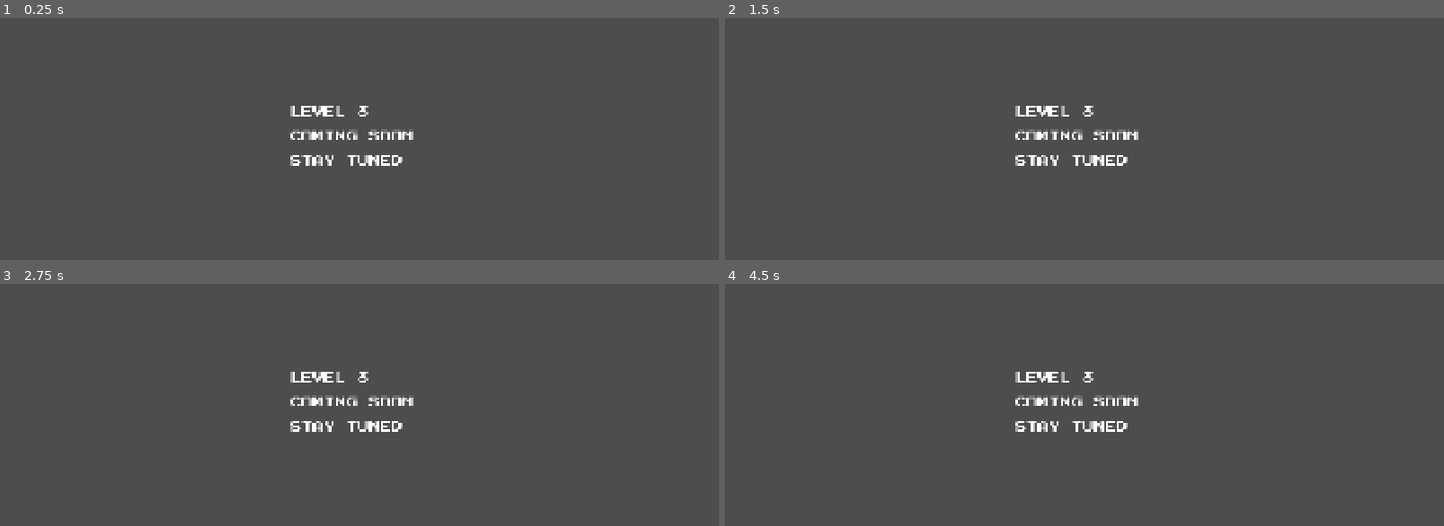
Above: before the commit, frames 1-4 (two rows, left to right).
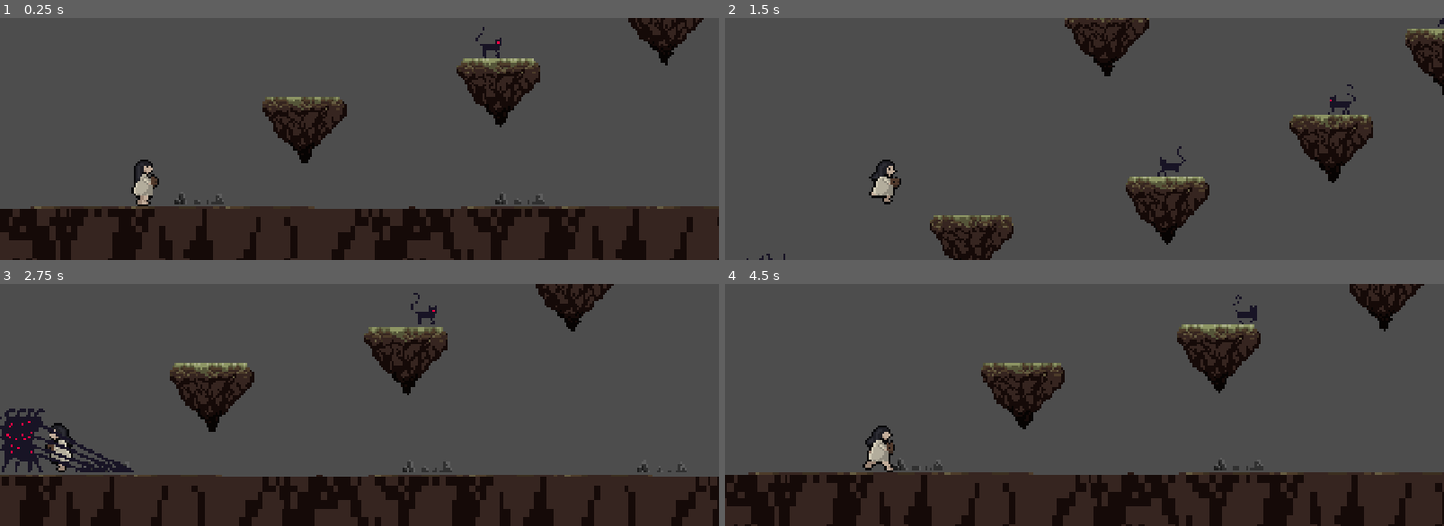
Above: after the commit, the same moments.

Repository: akshaykpillai369-max/hollow_woods
Game: Godot game, scene res://scenes/level3.tscn
Same seed, same stepped clock (60 frames per second), same inputs: the game is played once before the commit and once after it. This scene is started directly instead of the project's main scene.
Inputs (mouse positions are in pixels of both pictures, inside the frame that each line leads up to):
- Up to frame 1 (0.25 s): no input
- Up to frame 2 (1.5 s): tap Enter (ui_accept) at 0.5, 0.77 s; move the mouse to (1242, 126) at 0.52 s; hold Right (ui_right) from 0.53 s (still down); tap E (interact) at 0.6 s; click (1242, 126) at 0.67 s; move the mouse to (940, 151) at 1.27 s; tap Alt at 1.35 s
- Up to frame 3 (2.75 s): tap Enter (ui_accept) at 1.52 s; move the mouse to (431, 351) at 2.02 s; release Right (ui_right) at 2.03 s; hold Left (ui_left) from 2.03 s (still down); tap Shift at 2.1 s
- Up to frame 4 (4.5 s): move the mouse to (1048, 453) at 2.77 s; release Left (ui_left) at 2.78 s; hold Right (ui_right) 2.78-3.5 s; tap E (interact) at 2.85 s; click (1048, 453) at 2.92 s; tap Enter (ui_accept) at 3.02 s; click (1106, 400) at 3.5 s, where only the run after the commit has a clickable "RETRY"; move the mouse to (1300, 441) at 4.27 s; hold Right (ui_right) from 4.28 s (still down); tap Alt at 4.35 s

The runs differ from the first frame. In frame 1, 28% of the frame differs, in the area x 0-100%, y 0-100%; in frame 2, 9.8%; in frame 3, 29%; in frame 4, 28%.
Error after the commit: Invalid assignment of property or key 'has_key' with value of type 'bool' on a base object of type 'Nil'. (res://scripts/level3.gd:7)

Commit message:
added level 3

Diff:
--- a/scenes/level2.tscn
+++ b/scenes/level2.tscn
@@ -1,6 +1,6 @@
 [gd_scene format=3 uid="uid://cauaqk0ajcvqn"]
 
-[ext_resource type="Script" uid="uid://clnbipi5lkh4" path="res://scripts/level_2.gd" id="1_56gwk"]
+[ext_resource type="Script" uid="uid://clnbipi5lkh4" path="res://scripts/level2.gd" id="1_56gwk"]
 [ext_resource type="PackedScene" uid="uid://dym8scckddkqb" path="res://scenes/ground.tscn" id="2_ve5ok"]
 [ext_resource type="PackedScene" uid="uid://c50whvid6nv6n" path="res://scenes/rock.tscn" id="3_cleqw"]
 [ext_resource type="PackedScene" uid="uid://8j7hsrf16f0" path="res://scenes/player.tscn" id="4_wvb8j"]
--- a/scenes/level3.tscn
+++ b/scenes/level3.tscn
@@ -1,17 +1,175 @@
-[gd_scene format=3 uid="uid://015bhuxs7drv"]
+[gd_scene format=3 uid="uid://cfv1oxl0g5eah"]
 
+[ext_resource type="Script" uid="uid://dkwo2oeeo08t7" path="res://scripts/level3.gd" id="1_bradm"]
 [ext_resource type="FontFile" uid="uid://dvrkigp4rd1xo" path="res://assets/fonts/PressStart2P-Regular.ttf" id="1_f0ip2"]
+[ext_resource type="PackedScene" uid="uid://dym8scckddkqb" path="res://scenes/ground.tscn" id="2_got4s"]
+[ext_resource type="PackedScene" uid="uid://c50whvid6nv6n" path="res://scenes/rock.tscn" id="3_e40mx"]
+[ext_resource type="PackedScene" uid="uid://8j7hsrf16f0" path="res://scenes/player.tscn" id="4_a114e"]
+[ext_resource type="PackedScene" uid="uid://c6iifnap50ulp" path="res://scenes/enemy.tscn" id="5_y1e0c"]
+[ext_resource type="AudioStream" uid="uid://bdq4gss2c6udk" path="res://assets/soundeffects/level_music.mp3" id="6_s4dsi"]
+[ext_resource type="PackedScene" uid="uid://gpqdputycit2" path="res://scenes/death_screen.tscn" id="7_07lh1"]
+[ext_resource type="PackedScene" uid="uid://d24ggyj8i4k2e" path="res://scenes/winner_screen.tscn" id="9_6uuvf"]
+[ext_resource type="PackedScene" uid="uid://52uharlxyeji" path="res://scenes/hovering_ground.tscn" id="10_x008a"]
+[ext_resource type="PackedScene" uid="uid://dx4cilqk2ikk" path="res://scenes/catenemy.tscn" id="11_atr84"]
+[ext_resource type="PackedScene" uid="uid://0cpwxmjojfpc" path="res://scenes/key.tscn" id="12_qyu38"]
+[ext_resource type="PackedScene" uid="uid://de2psflxmuajc" path="res://scenes/door.tscn" id="13_8vbrh"]
 
-[node name="Label" type="Label" unique_id=594865259]
-offset_left = 775.0
-offset_top = 236.0
-offset_right = 1117.0
-offset_bottom = 431.0
+[sub_resource type="RectangleShape2D" id="RectangleShape2D_n7nmp"]
+size = Vector2(108, 716)
+
+[sub_resource type="RectangleShape2D" id="RectangleShape2D_unhky"]
+size = Vector2(136, 218)
+
+[node name="level3" type="Node2D" unique_id=2089548068]
+script = ExtResource("1_bradm")
+
+[node name="Ground" parent="." unique_id=1932350716 instance=ExtResource("2_got4s")]
+position = Vector2(1, 13)
+
+[node name="Ground2" parent="." unique_id=117637961 instance=ExtResource("2_got4s")]
+position = Vector2(1153, 13)
+
+[node name="Ground3" parent="." unique_id=5861961 instance=ExtResource("2_got4s")]
+position = Vector2(2304, 13)
+
+[node name="Ground4" parent="." unique_id=818509051 instance=ExtResource("2_got4s")]
+position = Vector2(-1151, 13)
+
+[node name="Ground5" parent="." unique_id=723496604 instance=ExtResource("2_got4s")]
+position = Vector2(3457, 13)
+
+[node name="Area2D" parent="." unique_id=563170387 instance=ExtResource("3_e40mx")]
+position = Vector2(-189, 313)
+
+[node name="Area2D2" parent="." unique_id=1498764463 instance=ExtResource("3_e40mx")]
+position = Vector2(667, 313)
+
+[node name="Area2D3" parent="." unique_id=410454900 instance=ExtResource("3_e40mx")]
+position = Vector2(1293, 315)
+
+[node name="Area2D4" parent="." unique_id=181247783 instance=ExtResource("3_e40mx")]
+position = Vector2(1985, 317)
+
+[node name="Area2D5" parent="." unique_id=1614736799 instance=ExtResource("3_e40mx")]
+position = Vector2(2992, 315)
+
+[node name="Player" parent="." unique_id=1567295188 instance=ExtResource("4_a114e")]
+position = Vector2(-282, 121)
+
+[node name="AnimatedSprite2D" parent="Player" index="0" unique_id=1993292878]
+position = Vector2(705.62476, 457.375)
+
+[node name="CollisionShape2D" parent="Player" index="1" unique_id=1789058853]
+position = Vector2(713.9375, 476.5)
+
+[node name="Camera2D" parent="Player" index="2" unique_id=180238180]
+position = Vector2(1282, 366)
+
+[node name="Enemy" parent="." unique_id=179718117 instance=ExtResource("5_y1e0c")]
+position = Vector2(-675, 297)
+enemy_current_speed = 200.0
+
+[node name="StaticBody2D" type="StaticBody2D" parent="." unique_id=586361335]
+
+[node name="CollisionShape2D" type="CollisionShape2D" parent="StaticBody2D" unique_id=301477303]
+position = Vector2(-51, 310)
+shape = SubResource("RectangleShape2D_n7nmp")
+
+[node name="StaticBody2D2" type="StaticBody2D" parent="." unique_id=680895151]
+
+[node name="CollisionShape2D" type="CollisionShape2D" parent="StaticBody2D2" unique_id=475384587]
+position = Vector2(3520, 309)
+shape = SubResource("RectangleShape2D_n7nmp")
+
+[node name="StaticBody2D3" type="StaticBody2D" parent="." unique_id=1859708027]
+
+[node name="CollisionShape2D" type="CollisionShape2D" parent="StaticBody2D3" unique_id=834390322]
+position = Vector2(3517, -384)
+shape = SubResource("RectangleShape2D_n7nmp")
+
+[node name="LevelMusic" type="AudioStreamPlayer" parent="." unique_id=537326415]
+stream = ExtResource("6_s4dsi")
+volume_db = -13.5
+
+[node name="MonsterTrigger" type="Area2D" parent="." unique_id=1895320217]
+
+[node name="CollisionShape2D" type="CollisionShape2D" parent="MonsterTrigger" unique_id=198374186]
+position = Vector2(598, 559)
+shape = SubResource("RectangleShape2D_unhky")
+
+[node name="UI" type="CanvasLayer" parent="." unique_id=955424061]
+
+[node name="DeathScreen" parent="UI" unique_id=621254565 instance=ExtResource("7_07lh1")]
+offset_left = 445.0
+offset_top = -3.0
+offset_right = 485.0
+offset_bottom = 37.0
+
+[node name="DoorLockedLabel" type="Label" parent="UI" unique_id=675427836]
+visible = false
+offset_left = 623.0
+offset_top = 45.0
+offset_right = 1003.0
+offset_bottom = 135.0
+theme_override_constants/line_spacing = 15
 theme_override_fonts/font = ExtResource("1_f0ip2")
-theme_override_font_sizes/font_size = 30
-text = "LEVEL 3
+theme_override_font_sizes/font_size = 20
+text = "DOOR IS LOCKED!
+YOU HAVE TO FIND A
+       KEY"
 
-COMING SOON
+[node name="WinnerScreen" parent="UI" unique_id=162556210 instance=ExtResource("9_6uuvf")]
+offset_left = 465.0
+offset_right = 505.0
 
-STAY TUNED
-"
+[node name="HoveringGround" parent="." unique_id=1810480268 instance=ExtResource("10_x008a")]
+position = Vector2(611, -400)
+
+[node name="CatEnemy" parent="." unique_id=241727710 instance=ExtResource("11_atr84")]
+position = Vector2(686, -20)
+
+[node name="CatEnemy2" parent="." unique_id=1355058841 instance=ExtResource("11_atr84")]
+position = Vector2(519, -472)
+
+[node name="CatEnemy3" parent="." unique_id=1841285288 instance=ExtResource("11_atr84")]
+position = Vector2(1432, -420)
+
+[node name="CatEnemy4" parent="." unique_id=236502867 instance=ExtResource("11_atr84")]
+position = Vector2(1138, -185)
+
+[node name="HoveringGround3" parent="." unique_id=1644537794 instance=ExtResource("10_x008a")]
+position = Vector2(773, 51)
+
+[node name="HoveringGround5" parent="." unique_id=1768236530 instance=ExtResource("10_x008a")]
+position = Vector2(1214, -117)
+
+[node name="HoveringGround6" parent="." unique_id=2113939883 instance=ExtResource("10_x008a")]
+position = Vector2(1519, -347)
+
+[node name="HoveringGround7" parent="." unique_id=1396836442 instance=ExtResource("10_x008a")]
+position = Vector2(2046, -494)
+
+[node name="HoveringGround9" parent="." unique_id=168210493 instance=ExtResource("10_x008a")]
+position = Vector2(2616, -390)
+
+[node name="HoveringGround4" parent="." unique_id=294985640 instance=ExtResource("10_x008a")]
+position = Vector2(2318, -53)
+
+[node name="HoveringGround8" parent="." unique_id=434491108 instance=ExtResource("10_x008a")]
+position = Vector2(1934, -182)
+
+[node name="HoveringGround2" parent="." unique_id=114991004 instance=ExtResource("10_x008a")]
+position = Vector2(251, 150)
+
+[node name="Key" parent="." unique_id=1300114925 instance=ExtResource("12_qyu38")]
+position = Vector2(1805, -712)
+
+[node name="Door" parent="." unique_id=93755880 instance=ExtResource("13_8vbrh")]
+position = Vector2(1513, -97)
+scale = Vector2(2, 2)
+
+[connection signal="body_entered" from="MonsterTrigger" to="." method="_on_monster_trigger_body_entered"]
+[connection signal="pressed" from="UI/WinnerScreen/NextButton" to="." method="_on_next_button_pressed"]
+
+[editable path="Player"]
+[editable path="UI/WinnerScreen"]
--- a/scripts/level_2.gd
+++ b/scripts/level2.gd
@@ -4,6 +4,7 @@
 # Called when the node enters the scene tree for the first time.
 func _ready() -> void:
 	$LevelMusic.play()
+	GameManager.has_key = false
 
 func _on_monster_trigger_body_entered(body: Node2D) -> void:
 	if body == $Player:
--- /dev/null
+++ b/scripts/level3.gd
@@ -0,0 +1,21 @@
+extends Node2D
+
+
+# Called when the node enters the scene tree for the first time.
+func _ready() -> void:
+	$LevelMusic.play()
+	GameManager.has_key = false
+
+func _on_monster_trigger_body_entered(body: Node2D) -> void:
+	if body == $Player:
+		$Enemy.show()
+		$Enemy/CollisionShape2D.set_deferred("disabled", false)
+		$Enemy.set_physics_process(true)
+		$MonsterTrigger.queue_free()
+
+# Called every frame. 'delta' is the elapsed time since the previous frame.
+func _process(delta: float) -> void:
+	pass
+
+func _on_next_button_pressed() -> void:
+	get_tree().change_scene_to_file("res://scenes/level3.tscn")
